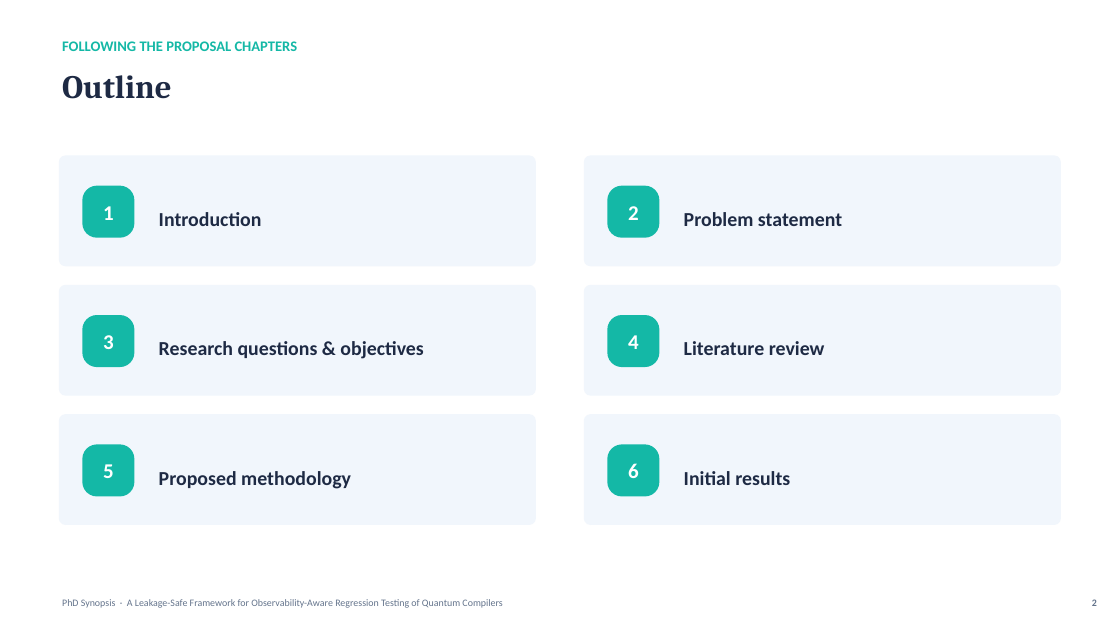
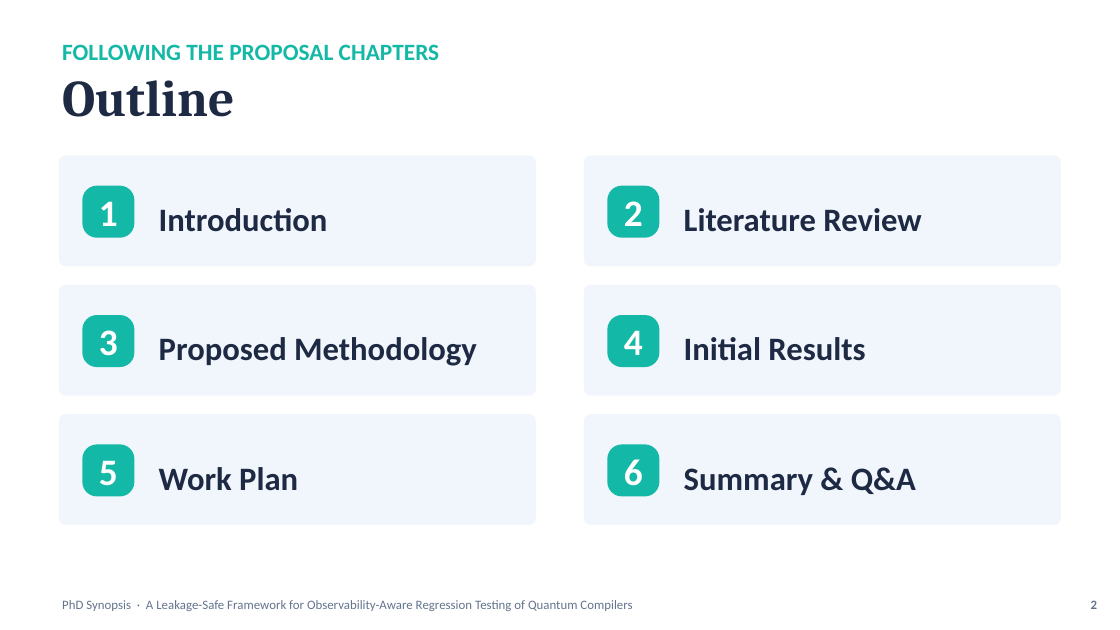
Before and after one commit to furqan-nr/quantum-transpiler-regression-testing, a slide deck: slide 2 of GSC files/GSC_Presentation_v4.pptx. Drawn at 1120x630 pixels with LibreOffice and Linux fonts; fonts in the diff are those of the drawing. Boxes give left, top, right and bottom in pixels: in the first picture for what was removed or moved away, otherwise in the second. Text is boxed around its words. In the diff, an @@ line names an element or a change of style, - is before the commit and + after.

```diff
--- a/GSC files/GSC_Presentation_v4.pptx
+++ b/GSC files/GSC_Presentation_v4.pptx
@@ text "FOLLOWING THE PROPOSAL CHAPTERS" at <box>62,44,440,60</box>: size 12.5 to 20 pt @@
@@ text "Outline" at <box>62,80,234,117</box>: size 28 to 44 pt @@
@@ text "Introduction" at <box>159,208,328,232</box>: size 17 to 28 pt @@
@@ text at <box>684,208,921,232</box>: text changed; size 17 to 28 pt @@
-Literature review
+Literature Review
@@ text removed at <box>684,212,842,226</box> @@
-Problem statement
@@ text at <box>159,337,477,366</box>: text changed; size 17 to 28 pt @@
-Proposed methodology
+Proposed Methodology
@@ text removed at <box>159,341,423,359</box> @@
-Research questions & objectives
@@ text at <box>684,337,865,361</box>: text changed; size 17 to 28 pt @@
-Initial results
+Initial Results
@@ size 18 to 32 pt in 6 elements at <box>82,186,134,238</box>, <box>607,186,660,238</box>, <box>82,315,134,367</box>, <box>607,315,660,367</box>, <box>82,444,134,497</box>, <box>607,444,660,497</box> @@
@@ text added at <box>159,467,298,491</box>, 28 pt, text #1E2A44, bold @@
+Work Plan
@@ text added at <box>684,467,916,495</box>, 28 pt, text #1E2A44, bold @@
+Summary & Q&A
@@ text "PhD Synopsis · A Leakage-Safe ..." at <box>62,600,632,611</box>: size 8.5 to 11 pt @@
@@ text "2" at <box>1091,600,1097,609</box>: size 8.5 to 11 pt @@
```
Also in this commit, not shown: 25 other slides changed, 5 slides added, 1 slide removed, 40 other files.
